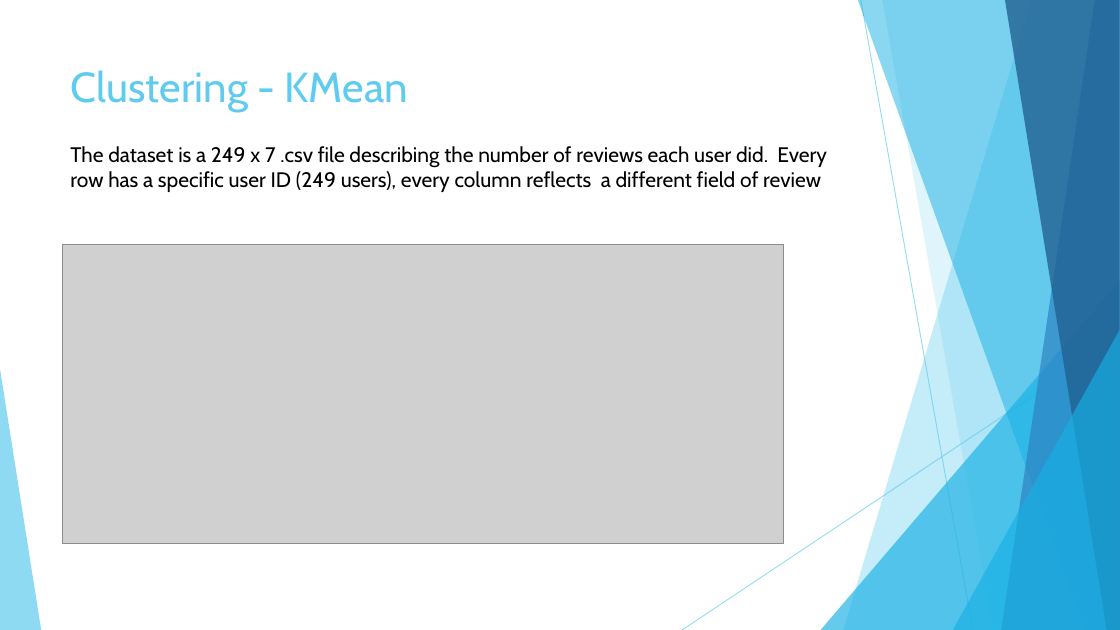
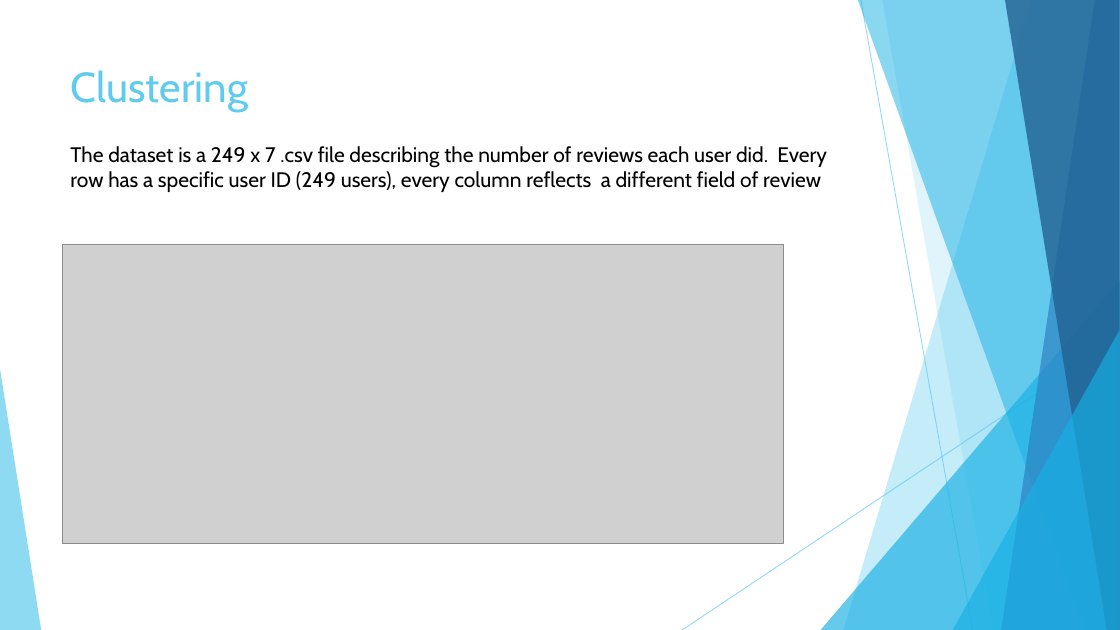
Before and after one commit to Riccardo95Facchini/DIL-2019, a slide deck: slide 11 of Presentation.pptx (slide 10 before the commit). Drawn at 1120x630 pixels with LibreOffice and Linux fonts; fonts in the diff are those of the drawing; grey boxes stand for pictures. Boxes give left, top, right and bottom in pixels: in the first picture for what was removed or moved away, otherwise in the second. Text is boxed around its words. In the diff, an @@ line names an element or a change of style, - is before the commit and + after.

```diff
--- a/Presentation.pptx
+++ b/Presentation.pptx
@@ title at <box>71,70,248,112</box>: text changed @@
-Clustering - KMean
+Clustering
```
Also in this commit, not shown: 4 other slides changed, 13 slides added, 1 slide removed.
